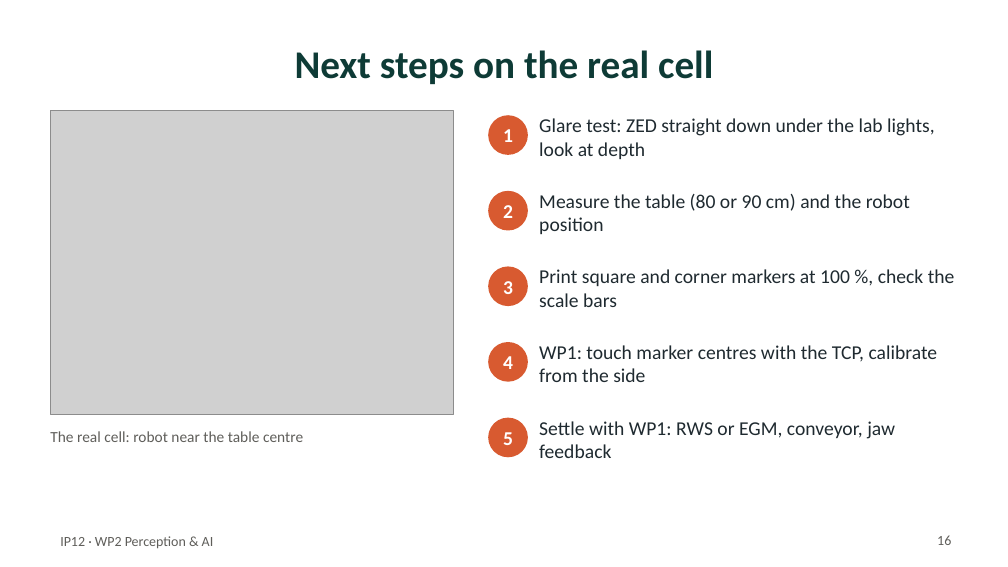
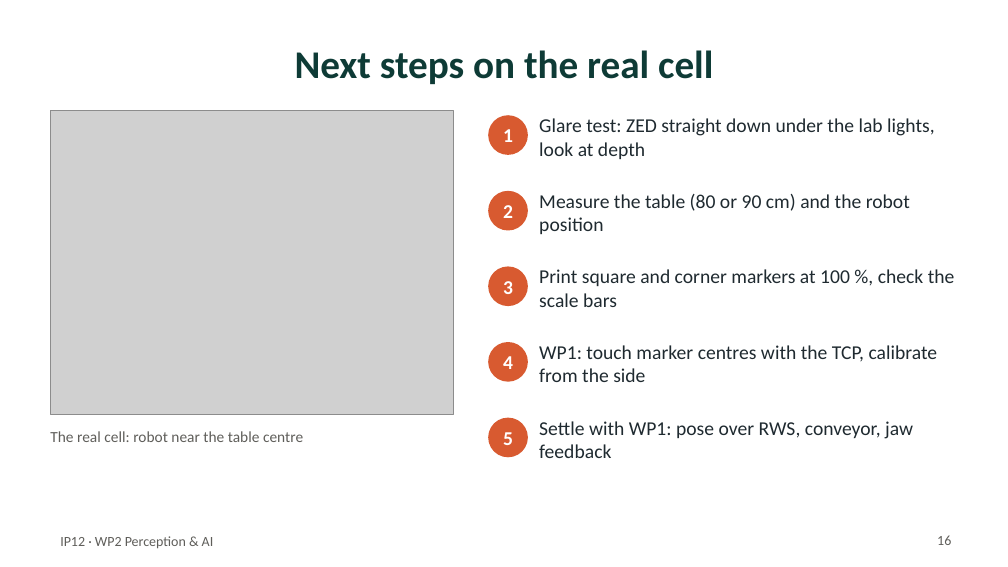
Before and after one commit to PhamAnhHoangg/IP12-ABB-IRB1100-Simulation, a slide deck: slide 16 of docs/IP12_WP2_perception_aruco.pptx. Drawn at 1008x567 pixels with LibreOffice and Linux fonts; fonts in the diff are those of the drawing; grey boxes stand for pictures. Boxes give left, top, right and bottom in pixels: in the first picture for what was removed or moved away, otherwise in the second. Text is boxed around its words. In the diff, an @@ line names an element or a change of style, - is before the commit and + after.

Commit message:
No EGM on the controller: robot pose over RWS, pictures only while the robot stands still
- INTERFACE.md: pose at least 5 Hz over RWS 2.0; box messages count only after the robot stopped and a fresh pose arrived
- slides updated to match

```diff
--- a/docs/IP12_WP2_perception_aruco.pptx
+++ b/docs/IP12_WP2_perception_aruco.pptx
@@ text at [539, 421, 913, 458]: text changed @@
-Settle with WP1: RWS or EGM, conveyor, jaw feedback
+Settle with WP1: pose over RWS, conveyor, jaw feedback
```
Also in this commit, not shown: 1 other slide changed, 1 other file.
